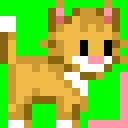
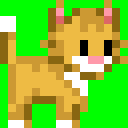
Two versions of the same layered image (128×128). Layer-by-layer changes:
painted on "Pasted Layer" over bbox(88, 72, 128, 128)
